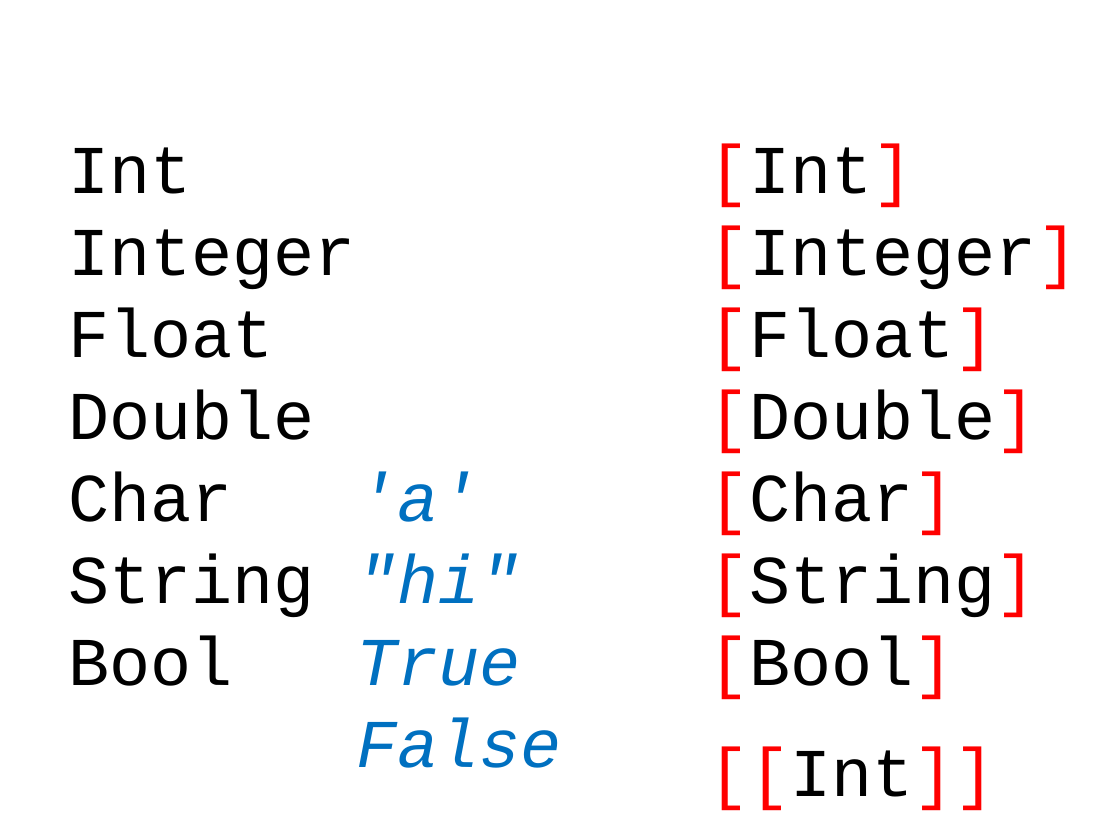
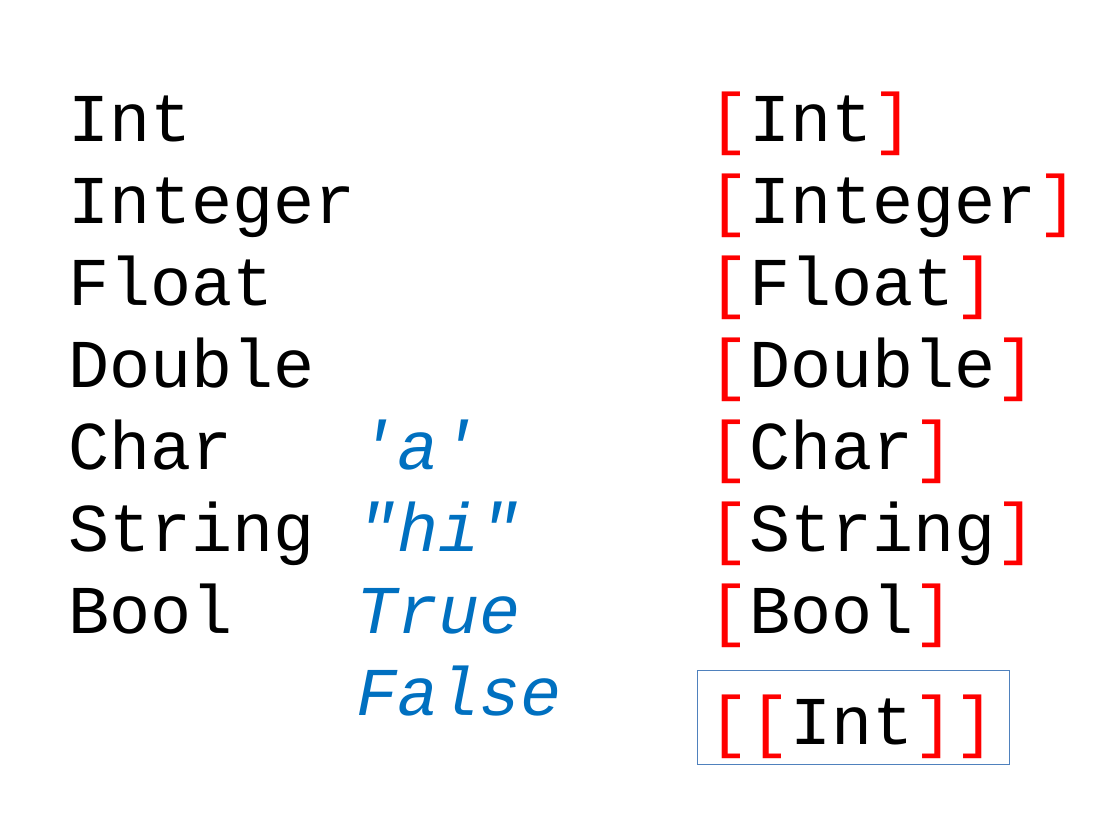
Before and after one commit to dominicprior/beginning-haskell-course, a slide deck: slide 17 of beginning-haskell.pptx. Drawn at 1120x840 pixels with LibreOffice and Linux fonts; fonts in the diff are those of the drawing. Boxes give left, top, right and bottom in pixels: in the first picture for what was removed or moved away, otherwise in the second. Text is boxed around its words. In the diff, an @@ line names an element or a change of style, - is before the commit and + after.

```diff
--- a/beginning-haskell.pptx
+++ b/beginning-haskell.pptx
@@ 2 texts, 1 rectangle: place and size @@
-2 texts, 1 rectangle at <box>68,143,1078,811</box>
+2 texts, 1 rectangle at <box>68,91,1078,765</box>
@@ rectangle "[[Int]]" at <box>697,671,1009,765</box>: outline none to #4F81BD 0.75 pt @@
```
Also in this commit, not shown: 2 other slides changed, 1 slide added.
